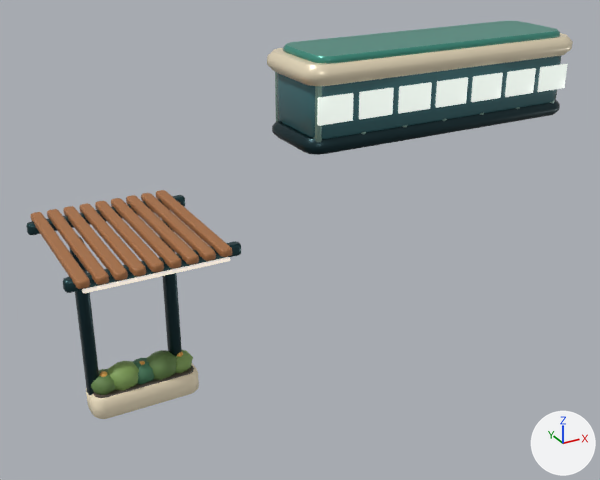
What one commit did to the glTF model assets/models/architecture/stage_5.glb.
One viewpoint serves both versions: a 50 mm camera at (-6.56, -9.16, 7.55) aimed at (-0.89, 1.14, 2.4). Every picture has the same lights, and +X, +Y and +Z are marked at lower right. The first picture is the older version. Vertices at exactly the same position are counted once.

The first picture shows 'Stage_5'.
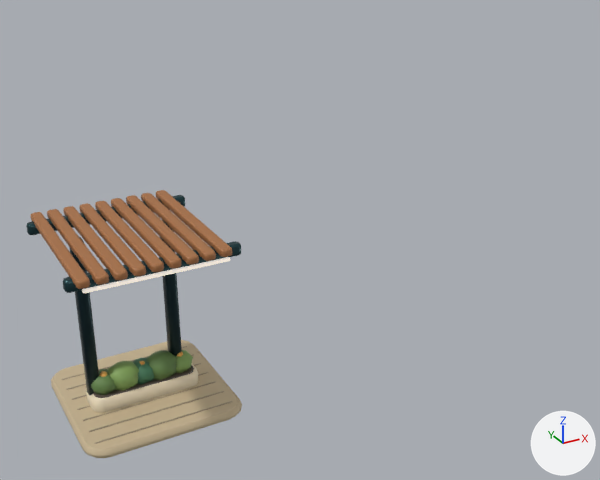
What differs and where, as boxes (x1, y1, x2, y2) in the pictures (600 x 480 px):
'Stage_5', reshaped (60% narrower, 33% shorter): before (26, 21, 573, 419); after (26, 190, 242, 458)
part 1 of me_stage_5, added (beige): after (51, 340, 242, 458)
part 2 of me_stage_5, added: after (62, 346, 187, 380)
part 3 of me_stage_5, added: after (83, 381, 216, 421)
part 4 of me_stage_5, added: after (89, 391, 224, 432)
part 5 of me_stage_5, added: after (95, 401, 232, 444)
part 6 of me_stage_5, deleted: before (267, 21, 573, 155)
part 7 of me_stage_5, edited (looks the same): (47, 193, 230, 413) in both

The edits, one by one:
me_stage_5 is used by ob_stage_5; location (0.0, 0.0, 0.0).
me_stage_5 had 2858 vertices, 5548 faces and spanned x -4.64..2.95, y -0.38..2.87, z 0.0..5.49.
me_stage_5 now has 2114 vertices, 4100 faces and spans x -4.64..-2.15, y 0.23..2.95, z 0.0..2.95.
me_stage_5 part 1: a new loose piece of 80 vertices spanning x -4.61..-2.15, y 0.47..2.95, z 0.0..0.16, in mat_ceramic.
me_stage_5 part 2: a new loose piece of 72 vertices spanning x -4.45..-2.31, y 2.57..2.59, z 0.15..0.17, in mat_metal.
me_stage_5 part 3: a new loose piece of 72 vertices spanning x -4.45..-2.31, y 1.33..1.35, z 0.15..0.17, in mat_metal.
me_stage_5 part 4: a new loose piece of 72 vertices spanning x -4.45..-2.31, y 1.02..1.04, z 0.15..0.17, in mat_metal.
me_stage_5 part 5: a new loose piece of 72 vertices spanning x -4.45..-2.31, y 0.71..0.73, z 0.15..0.17, in mat_metal.
me_stage_5 part 6: 18 loose pieces with 1328 vertices, spanning x -1.58..2.95, y -0.38..1.03, z 4.22..5.49, are deleted.
me_stage_5 part 7: 1565 kept faces spanning x -4.48..-2.38, y 0.25..2.85, z 0.0..2.94 get new vertex colours.
Other edits to the shape of me_stage_5 do not show in these pictures.
me_stage_5 no longer uses material mat_tint.
me_stage_5 no longer uses material mat_paint.
